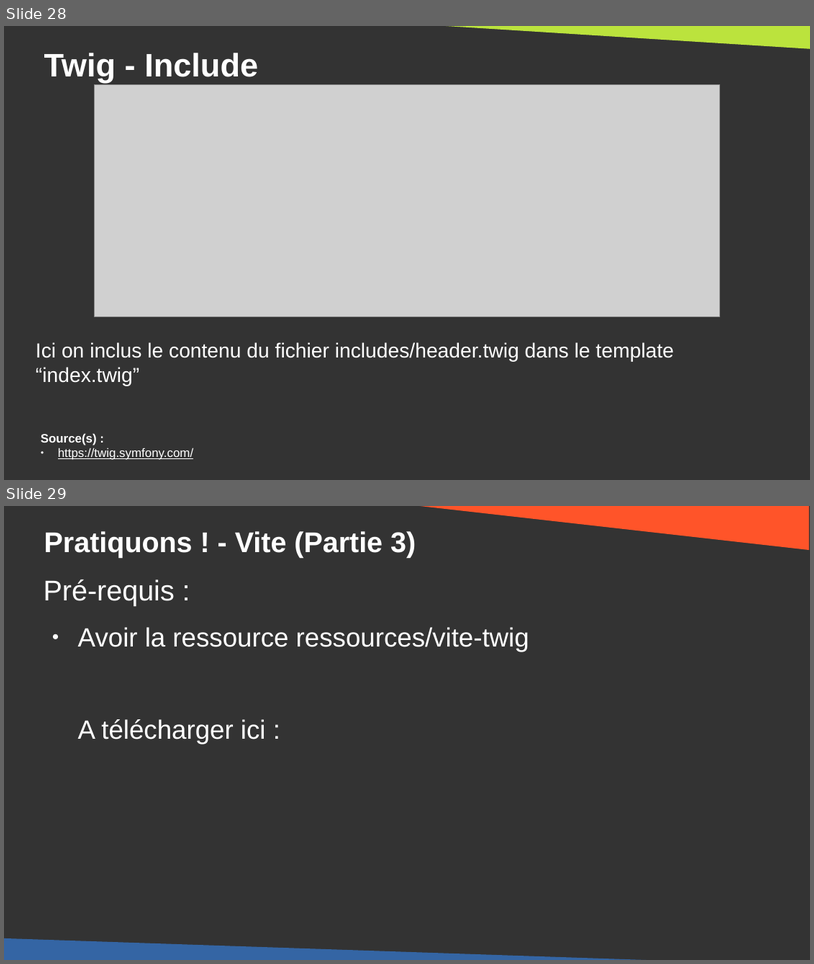
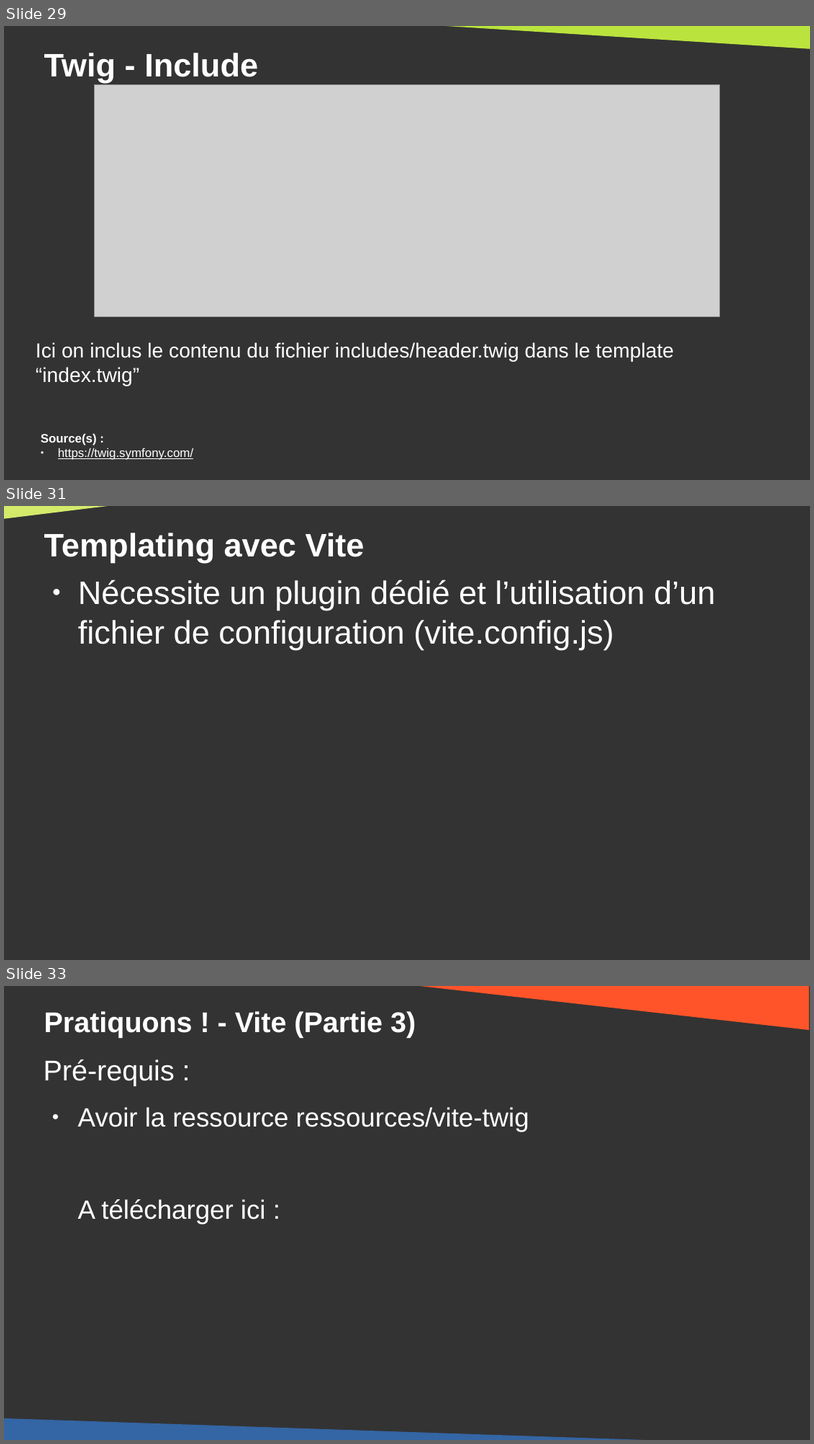
Before and after one commit to DanYellow/cours, a slide deck: developpement-front-s5/travaux-pratiques/numero-4/presentation.odp. Shown one above the other, each under a label of ours: slides 28 and 29 before the commit, slides 29, 31 and 33 after it; the slides between them are not shown. The pictures are 814x964 and 814x1444 pixels, drawn with LibreOffice and Linux fonts; fonts in the diff are those of the drawing; grey boxes stand for pictures. Boxes give left, top, right and bottom in pixels: in the first picture for what was removed or moved away, otherwise in the second. Text is boxed around its words. In the diff, an @@ line names an element or a change of style, - is before the commit and + after.

Commit message:
developpement-front-s5 - Improve architecture for twig + vite

```diff
--- a/developpement-front-s5/travaux-pratiques/numero-4/presentation.odp
+++ b/developpement-front-s5/travaux-pratiques/numero-4/presentation.odp
@@ slide 31 added at <box>4,506,810,960</box>, background #333333 @@
@@ right triangle added at <box>4,506,175,524</box>, fill #D4EA6B @@
@@ title added at <box>44,533,365,562</box>, 32 pt, text #FFFFFF, bold @@
+Templating avec Vite
@@ text added at <box>78,579,715,649</box>, 32 pt, text #FFFFFF @@
+● Nécessite un plugin dédié et l’utilisation d’un fichier de configuration (vite.config.js)
@@ what was slide 28 is now slide 29 @@
@@ what was slide 29 is now slide 33 @@
```
Also in this commit, not shown: 3 slides changed, 3 other slides added, 12 other files.
